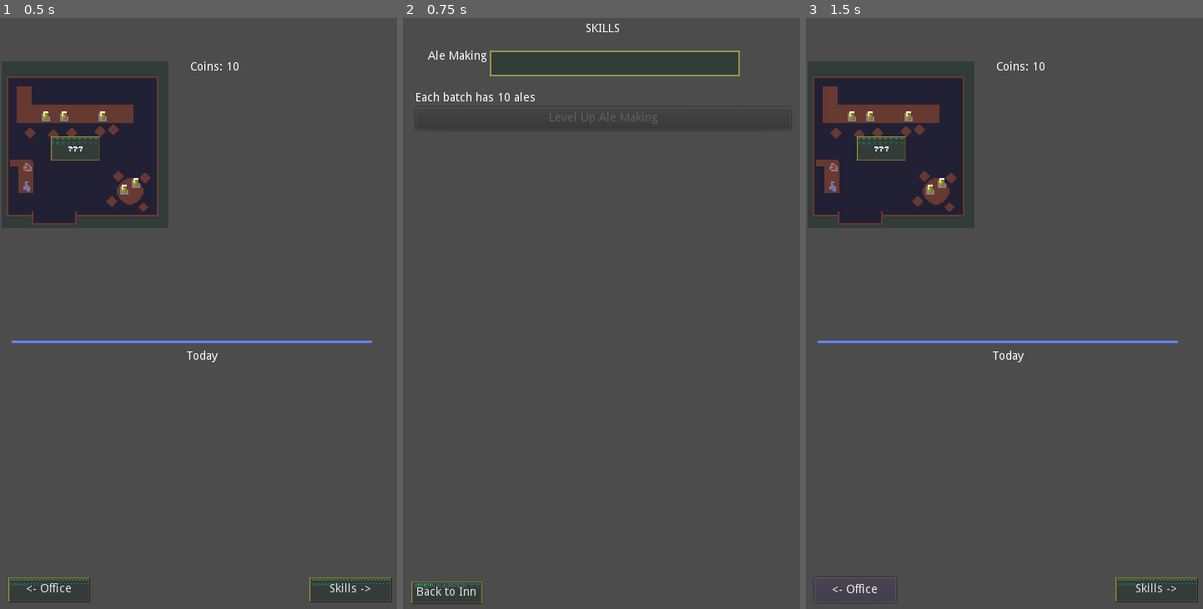
Above: before the commit, frames 1-3 (left to right).
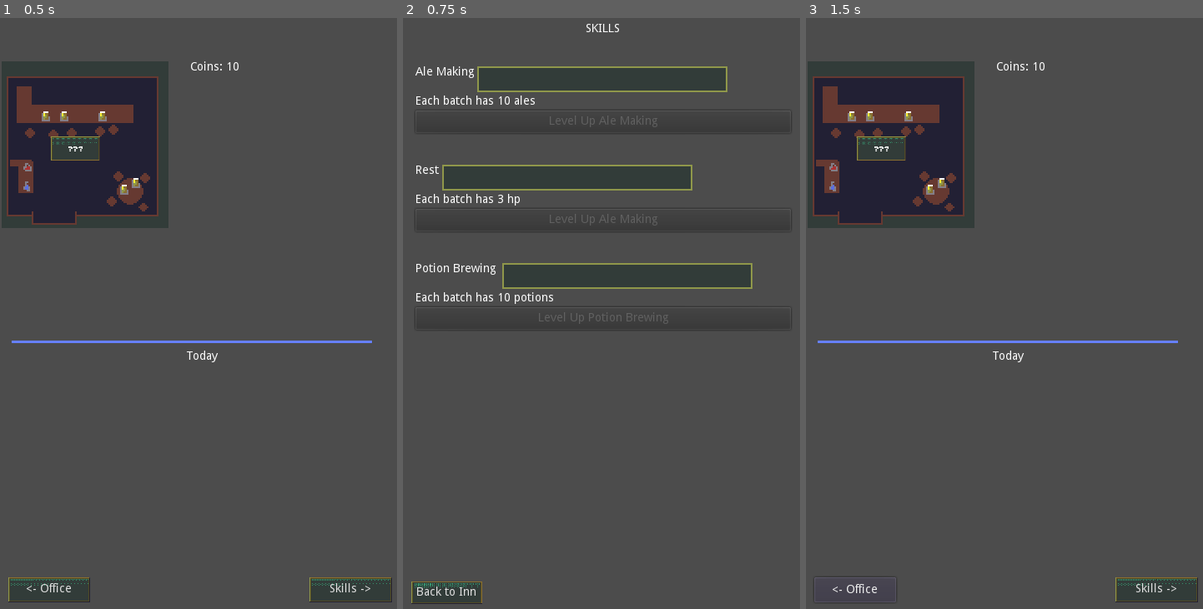
Above: after the commit, the same moments.

Repository: RoxT/InnKeeperUnlimited
Game: Godot game, scene res://Inn.tscn
Same seed, same stepped clock (60 frames per second), same inputs: the game is played once before the commit and once after it.
Inputs:
- Up to frame 1 (0.5 s): no input
- Up to frame 2 (0.75 s): click "Skills ->" at 0.5 s
- Up to frame 3 (1.5 s): click "Back to Inn" at 1.25 s

Frame 1 is identical in both runs. In frame 2, 10% of the frame differs, in the area x 3-89%, y 5-49%; in frame 3, nothing differs.

Commit message:
skills, but endgame

Diff:
--- a/project/Skills.tscn
+++ b/project/Skills.tscn
@@ -14,30 +14,33 @@
 anchor_right = 1.0
 anchor_bottom = 1.0
 
-[node name="HBoxContainer" type="VBoxContainer" parent="MarginContainer"]
+[node name="VBoxContainer" type="VBoxContainer" parent="MarginContainer"]
 margin_left = 15.0
 margin_top = 15.0
 margin_right = 465.0
 margin_bottom = 705.0
 
-[node name="Label" type="Label" parent="MarginContainer/HBoxContainer"]
+[node name="TitleLabel" type="Label" parent="MarginContainer/VBoxContainer"]
 margin_right = 450.0
 margin_bottom = 14.0
 text = "SKILLS"
 align = 1
 
-[node name="MarginContainer" type="MarginContainer" parent="MarginContainer/HBoxContainer"]
+[node name="MarginContainer3" type="MarginContainer" parent="MarginContainer/VBoxContainer"]
 margin_top = 18.0
 margin_right = 450.0
-margin_bottom = 79.0
+margin_bottom = 48.0
 
-[node name="VBoxContainer" type="HBoxContainer" parent="MarginContainer/HBoxContainer/MarginContainer"]
-margin_left = 15.0
-margin_top = 15.0
-margin_right = 435.0
-margin_bottom = 46.0
+[node name="AleContainer" type="VBoxContainer" parent="MarginContainer/VBoxContainer"]
+margin_top = 52.0
+margin_right = 450.0
+margin_bottom = 132.0
 
-[node name="Label" type="Label" parent="MarginContainer/HBoxContainer/MarginContainer/VBoxContainer"]
+[node name="HBoxContainer" type="HBoxContainer" parent="MarginContainer/VBoxContainer/AleContainer"]
+margin_right = 450.0
+margin_bottom = 31.0
+
+[node name="Label" type="Label" parent="MarginContainer/VBoxContainer/AleContainer/HBoxContainer"]
 margin_right = 70.0
 margin_bottom = 31.0
 rect_min_size = Vector2( 0, 31 )
@@ -45,7 +48,7 @@
 "
 valign = 1
 
-[node name="TextureProgress" type="TextureProgress" parent="MarginContainer/HBoxContainer/MarginContainer/VBoxContainer"]
+[node name="TextureProgress" type="TextureProgress" parent="MarginContainer/VBoxContainer/AleContainer/HBoxContainer"]
 margin_left = 74.0
 margin_right = 374.0
 margin_bottom = 31.0
@@ -54,17 +57,103 @@
 texture_under = ExtResource( 3 )
 texture_progress = ExtResource( 2 )
 
-[node name="BatchSize" type="Label" parent="MarginContainer/HBoxContainer"]
-margin_top = 83.0
+[node name="BatchLabel" type="Label" parent="MarginContainer/VBoxContainer/AleContainer"]
+margin_top = 35.0
 margin_right = 450.0
-margin_bottom = 97.0
+margin_bottom = 49.0
 text = "Each batch has 10 ales"
 
-[node name="LevelUp" type="Button" parent="MarginContainer/HBoxContainer"]
-margin_top = 101.0
+[node name="LevelUpAle" type="Button" parent="MarginContainer/VBoxContainer/AleContainer"]
+margin_top = 53.0
 margin_right = 450.0
-margin_bottom = 128.0
+margin_bottom = 80.0
 text = "Level Up Ale Making"
+
+[node name="MarginContainer2" type="MarginContainer" parent="MarginContainer/VBoxContainer"]
+margin_top = 136.0
+margin_right = 450.0
+margin_bottom = 166.0
+
+[node name="RestContainer" type="VBoxContainer" parent="MarginContainer/VBoxContainer"]
+margin_top = 170.0
+margin_right = 450.0
+margin_bottom = 250.0
+
+[node name="HBoxContainer" type="HBoxContainer" parent="MarginContainer/VBoxContainer/RestContainer"]
+margin_right = 450.0
+margin_bottom = 31.0
+
+[node name="Label" type="Label" parent="MarginContainer/VBoxContainer/RestContainer/HBoxContainer"]
+margin_right = 28.0
+margin_bottom = 31.0
+rect_min_size = Vector2( 0, 31 )
+text = "Rest
+"
+valign = 1
+
+[node name="TextureProgress" type="TextureProgress" parent="MarginContainer/VBoxContainer/RestContainer/HBoxContainer"]
+margin_left = 32.0
+margin_right = 332.0
+margin_bottom = 31.0
+theme = ExtResource( 1 )
+value = 50.0
+texture_under = ExtResource( 3 )
+texture_progress = ExtResource( 2 )
+
+[node name="BatchLabel" type="Label" parent="MarginContainer/VBoxContainer/RestContainer"]
+margin_top = 35.0
+margin_right = 450.0
+margin_bottom = 49.0
+text = "Each batch has 10 ales"
+
+[node name="LevelUpRest" type="Button" parent="MarginContainer/VBoxContainer/RestContainer"]
+margin_top = 53.0
+margin_right = 450.0
+margin_bottom = 80.0
+text = "Level Up Ale Making"
+
+[node name="MarginContainer4" type="MarginContainer" parent="MarginContainer/VBoxContainer"]
+margin_top = 254.0
+margin_right = 450.0
+margin_bottom = 284.0
+
+[node name="PotionContainer" type="VBoxContainer" parent="MarginContainer/VBoxContainer"]
+margin_top = 288.0
+margin_right = 450.0
+margin_bottom = 368.0
+
+[node name="HBoxContainer" type="HBoxContainer" parent="MarginContainer/VBoxContainer/PotionContainer"]
+margin_right = 450.0
+margin_bottom = 31.0
+
+[node name="Label" type="Label" parent="MarginContainer/VBoxContainer/PotionContainer/HBoxContainer"]
+margin_right = 100.0
+margin_bottom = 31.0
+rect_min_size = Vector2( 0, 31 )
+text = "Potion Brewing
+"
+valign = 1
+
+[node name="TextureProgress" type="TextureProgress" parent="MarginContainer/VBoxContainer/PotionContainer/HBoxContainer"]
+margin_left = 104.0
+margin_right = 404.0
+margin_bottom = 31.0
+theme = ExtResource( 1 )
+value = 50.0
+texture_under = ExtResource( 3 )
+texture_progress = ExtResource( 2 )
+
+[node name="BatchLabel" type="Label" parent="MarginContainer/VBoxContainer/PotionContainer"]
+margin_top = 35.0
+margin_right = 450.0
+margin_bottom = 49.0
+text = "Each batch has 10 potions"
+
+[node name="LevelUpPotion" type="Button" parent="MarginContainer/VBoxContainer/PotionContainer"]
+margin_top = 53.0
+margin_right = 450.0
+margin_bottom = 80.0
+text = "Level Up Potion Brewing"
 
 [node name="BackToInn" type="Button" parent="."]
 anchor_top = 1.0
@@ -75,5 +164,7 @@
 margin_bottom = -10.0
 text = "Back to Inn"
 
-[connection signal="pressed" from="MarginContainer/HBoxContainer/LevelUp" to="." method="_on_LevelUp_pressed"]
+[connection signal="pressed" from="MarginContainer/VBoxContainer/AleContainer/LevelUpAle" to="." method="_on_LevelUpAle_pressed"]
+[connection signal="pressed" from="MarginContainer/VBoxContainer/RestContainer/LevelUpRest" to="." method="_on_LevelUpRest_pressed"]
+[connection signal="pressed" from="MarginContainer/VBoxContainer/PotionContainer/LevelUpPotion" to="." method="_on_LevelUpPotion_pressed"]
 [connection signal="pressed" from="BackToInn" to="." method="_on_BackToInn_pressed"]
--- a/project/scripts/SceneController.gd
+++ b/project/scripts/SceneController.gd
@@ -13,11 +13,19 @@
 	skills.connect("back_to_inn", self, "_on_back_to_inn")
 	office.connect("back_to_inn", self, "_on_back_to_inn")
 	inn.connect("made_ale", self, "_on_made_ale")
+	inn.connect("made_potions", self, "_on_made_potions")
+	inn.connect("rested", self, "_on_rested")
 	inn.connect("time_passed", self, "_on_time_passed")
 	inn.connect("no_ale", self, "on_no_ale")
 
 func _on_made_ale():
 	skills.ale_making._skill_up()
+
+func _on_made_potions():
+	skills.potion_brewing._skill_up()
+
+func _on_rested():
+	skills.resting._skill_up()
 
 func _on_time_passed():
 	S.ale_penalty = (S.ale_penalty-1) or 0
--- a/project/scripts/scenes/Inn.gd
+++ b/project/scripts/scenes/Inn.gd
@@ -23,6 +23,8 @@
 var ale_batch := 10
 
 signal made_ale
+signal made_potions
+signal rested
 signal time_passed
 signal no_ale
 
@@ -85,8 +87,8 @@
 			$DialogBtn.visible = true
 
 	if S.has_potions:
-		#Random int of potions bought most likely half number of patrons, min 0
-		potions_bought = clamp(round (rng.randfn(round(patrons/2.0), 3)), 0, potions)
+		#Random int of potions bought most likely 1/3 number of patrons, min 0
+		potions_bought = clamp(round (rng.randfn(round(patrons/3.0), 3)), 0, potions)
 		potions -= potions_bought
 		coins += potions_bought
 		$today/Potions.text = "Potions bought: " + str(potions_bought)
@@ -97,8 +99,8 @@
 			$DialogBtn.visible = true
 
 	if S.has_slimes:
-		#Random int of slimes returned most likely a third of the number of patrons, min 0
-		slimes_brought = clamp(round (rng.randfn(round(patrons/3.0), 3)), 0, coins/2)
+		#Random int of slimes returned most likely a quarter of the number of patrons, min 0
+		slimes_brought = clamp(round (rng.randfn(round(patrons/4.0), 3)), 0, coins/2)
 		coins -= slimes_brought*2
 		slimes += slimes_brought
 		$today/Slimes.text = "Slimes returned: " + str(slimes_brought)
@@ -150,6 +152,7 @@
 	slimes -= 2
 	potions += 10
 	made_today.text = "Made 10 potions"
+	emit_signal("made_potions")
 	pass_time()
 
 
@@ -159,4 +162,5 @@
 	else:
 		hp = max_hp + 1
 	made_today.text = "Rested"
+	emit_signal("rested")
 	pass_time()
--- a/project/scripts/scenes/Skills.gd
+++ b/project/scripts/scenes/Skills.gd
@@ -1,7 +1,7 @@
 extends Control
 
-onready var batch_size := $MarginContainer/HBoxContainer/BatchSize
-const BATCH := "Each batch has %s ales"
+onready var ale_level
+const BATCH := "Each batch has %s "
 
 signal back_to_inn
 
@@ -9,6 +9,12 @@
 	var level := 0
 	var next := 5
 	var ex := 0
+	var batch_size := 10
+	var text := ""
+
+	func _init(plural_name:String, new_batch_size := 10):
+		batch_size = new_batch_size
+		text = BATCH + plural_name
 
 	func _skill_up() -> bool:
 		ex += 1
@@ -24,27 +30,44 @@
 		ex = ex - next
 		next += 1
 
-
-var ale_making := Skill.new()
+var ale_making := Skill.new("ales")
+var potion_brewing := Skill.new("potions")
+var resting := Skill.new("hp", 3)
 
 # Called when the node enters the scene tree for the first time.
 func _ready() -> void:
 	refresh()
 
 func _enter_tree() -> void:
-	if batch_size == null : return
+	if $MarginContainer/VBoxContainer/AleContainer == null : return
 	refresh()
 
 func _on_BackToInn_pressed() -> void:
 	emit_signal("back_to_inn")
 
+func refresh():
+	refresh_skill($MarginContainer/VBoxContainer/AleContainer, ale_making)
+	refresh_skill($MarginContainer/VBoxContainer/PotionContainer, potion_brewing)
+	refresh_skill($MarginContainer/VBoxContainer/RestContainer, resting)
 
-func _on_LevelUp_pressed() -> void:
+func refresh_skill(node:Node, skill:Skill):
+	var btn:Button
+	var texture_progress:TextureProgress = node.get_node("HBoxContainer/TextureProgress")
+	for n in node.get_children():
+		if n is Button: btn = n
+	btn.disabled = !skill.is_ready()
+	texture_progress.max_value = skill.next
+	texture_progress.value = skill.ex
+	node.get_node("BatchLabel").text = skill.text % (skill.level + skill.batch_size)
+
+func _on_LevelUpAle_pressed() -> void:
 	ale_making.level_up()
-	refresh()
+	refresh_skill($MarginContainer/VBoxContainer/AleContainer, ale_making)
 
-func refresh():
-	$MarginContainer/HBoxContainer/LevelUp.disabled = !ale_making.is_ready()
-	$MarginContainer/HBoxContainer/MarginContainer/VBoxContainer/TextureProgress.max_value = ale_making.next
-	$MarginContainer/HBoxContainer/MarginContainer/VBoxContainer/TextureProgress.value = ale_making.ex
-	batch_size.text = BATCH % (ale_making.level + 10)
+func _on_LevelUpPotion_pressed() -> void:
+	potion_brewing.level_up()
+	refresh_skill($MarginContainer/VBoxContainer/PotionContainer, potion_brewing)
+
+func _on_LevelUpRest_pressed() -> void:
+	resting.level_up()
+	refresh_skill($MarginContainer/VBoxContainer/RestContainer, resting)
Not shown, changed: index.html
Not shown, changed: index.pck
